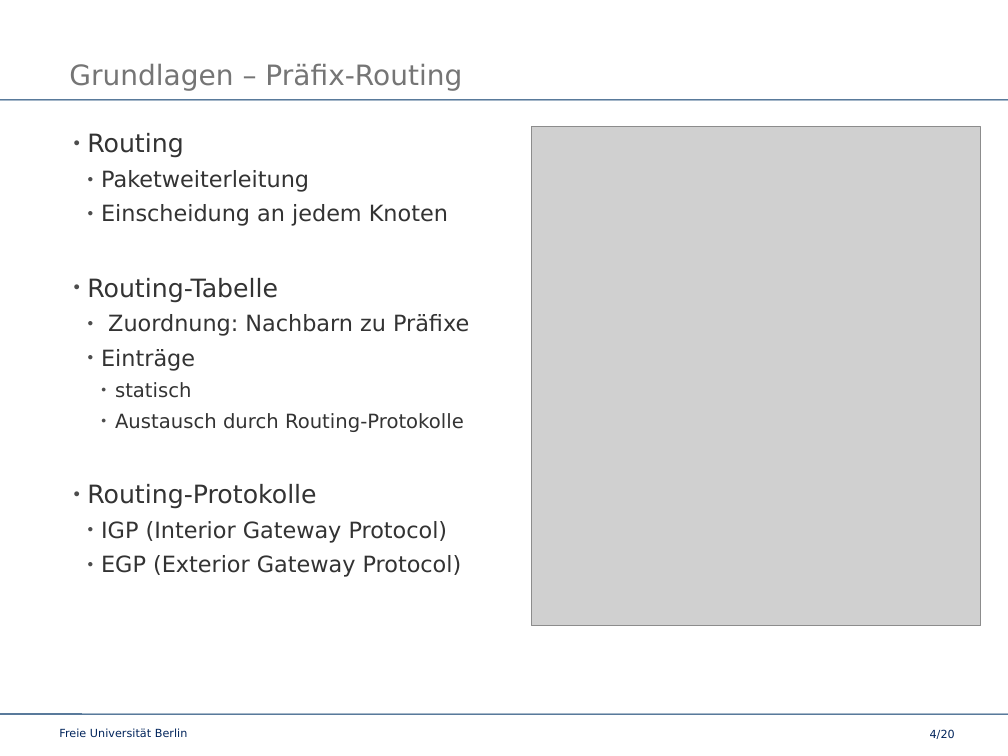
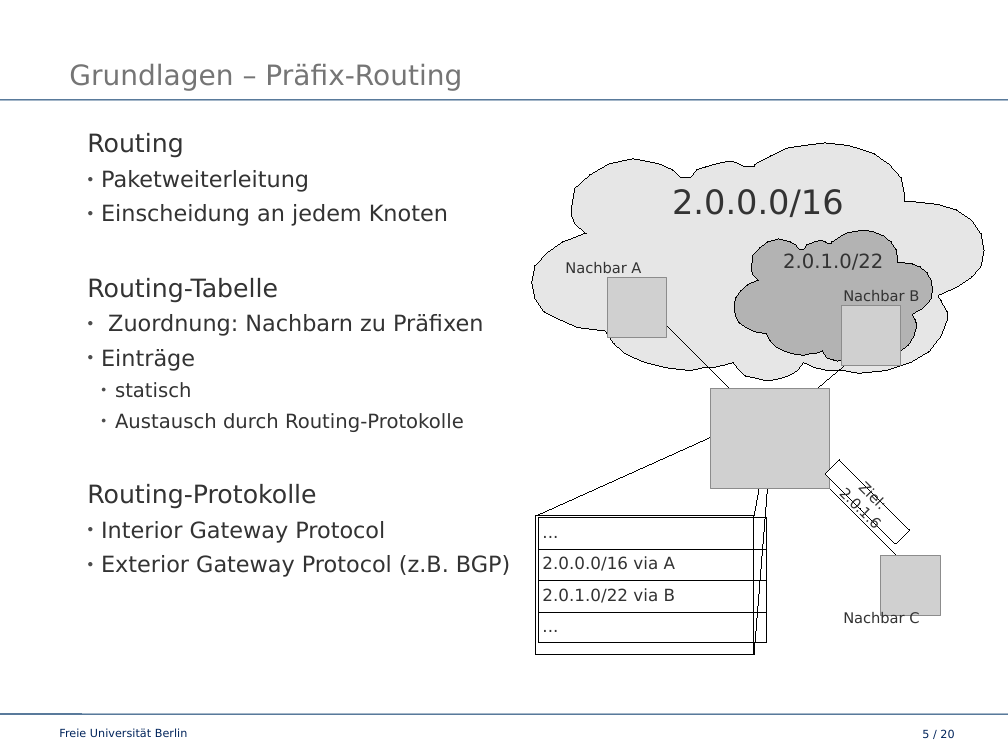
Before and after one commit to slomo/whyTheInternetSucks, a slide deck: slide 5 of talk/presentation.odp (slide 4 before the commit). Drawn at 1008x756 pixels with LibreOffice and Linux fonts; fonts in the diff are those of the drawing; grey boxes stand for pictures; background and template pictures are left out. Boxes give left, top, right and bottom in pixels: in the first picture for what was removed or moved away, otherwise in the second. Text is boxed around its words. In the diff, an @@ line names an element or a change of style, - is before the commit and + after.

```diff
--- a/talk/presentation.odp
+++ b/talk/presentation.odp
@@ picture removed at box(531, 127, 981, 626) @@
@@ freeform shape added at box(532, 143, 985, 381), fill #E6E6E6, outline #000000 0 pt, 24 pt, text #333333 @@
+2.0.0.0/16
@@ freeform shape added at box(734, 230, 932, 361), fill #B3B3B3, outline #000000 0 pt, 14 pt, text #333333 @@
+2.0.1.0/22
@@ text added at box(565, 262, 641, 273), 10.5 pt, text #333333 @@
+Nachbar A
@@ picture added at box(607, 278, 666, 338) @@
@@ line added from (913, 572) to (635, 293), #000000 0 pt @@
@@ text added at box(843, 290, 919, 301), 10.5 pt, text #333333 @@
+Nachbar B
@@ text at box(108, 314, 483, 336): text changed @@
-  ● Zuordnung: Nachbarn zu Präfixe
+  ● Zuordnung: Nachbarn zu Präfixen
@@ picture added at box(842, 305, 901, 365) @@
@@ line added from (774, 424) to (873, 342), #000000 0 pt @@
@@ picture added at box(711, 389, 830, 488) @@
@@ line added from (535, 516) to (774, 409), #000000 0 pt @@
@@ line added from (754, 516) to (774, 409), #000000 0 pt @@
@@ line added from (754, 655) to (774, 409), #000000 0 pt @@
@@ rectangle added at box(825, 460, 909, 544), fill #FFFFFF, outline #000000 0 pt, 10.5 pt, text #333333 @@
+Ziel: 2.0.1.6
@@ text at box(101, 521, 510, 577): text changed @@
-  ● IGP (Interior Gateway Protocol)
-  ● EGP (Exterior Gateway Protocol)
+  ● Interior Gateway Protocol
+  ● Exterior Gateway Protocol (z.B. BGP)
@@ rectangle added at box(535, 516, 754, 655), outline #000000 0 pt @@
@@ table added at box(538, 517, 766, 640), 4 rows, 1 columns @@
+...
+2.0.0.0/16 via A
+2.0.1.0/22 via B
+...
@@ picture added at box(881, 555, 940, 615) @@
@@ text added at box(843, 610, 919, 626), 10.5 pt, text #333333 @@
+Nachbar C
@@ page number at box(922, 729, 954, 738): text changed @@
-4/20
+5 / 20
```
Also in this commit, not shown: 12 other slides changed, 5 slides added, 3 slides removed.
